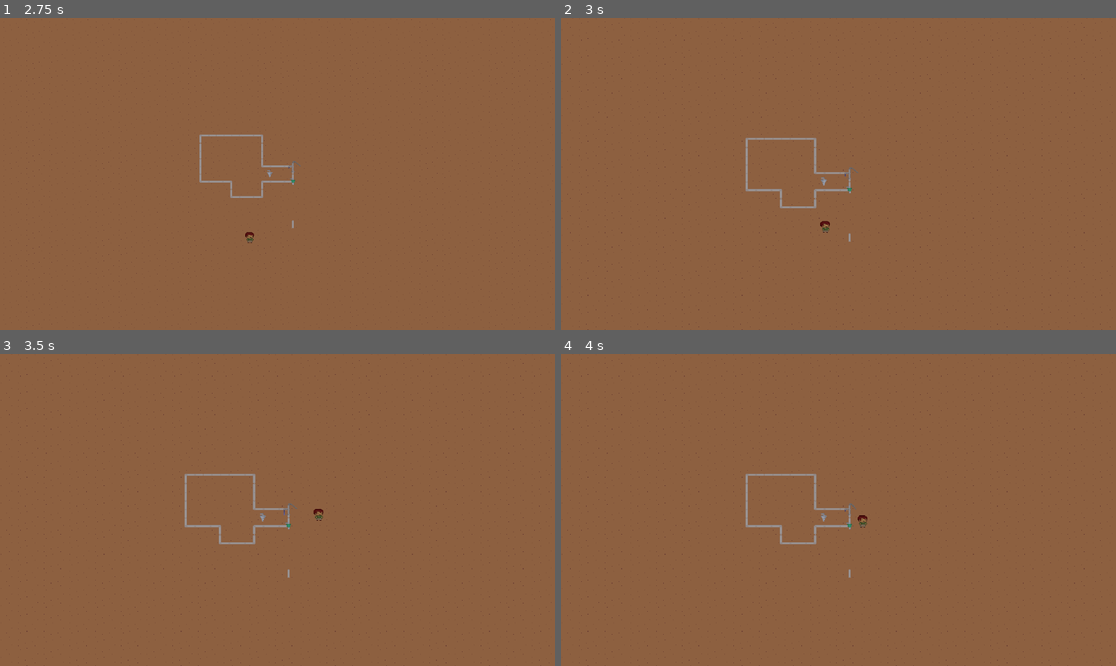
Above: before the commit, frames 1-4 (two rows, left to right).
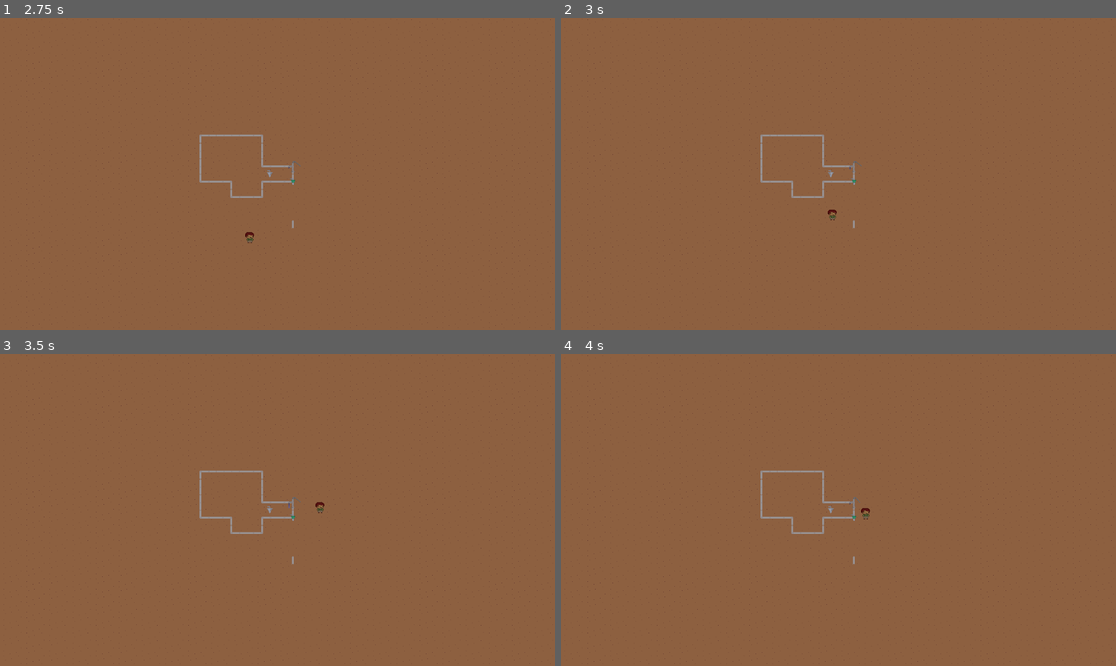
Above: after the commit, the same moments.

Repository: binarydigitz01/worldwarw_final
Game: Godot game, scene res://scenes/menu/menu.tscn
The game is run twice, just before and just after one commit, with the same random seed, the same clock (stepped at 60 frames per second) and the same inputs. After the commit the project has no main scene; this scene is started directly in both runs.
Inputs (mouse positions are in pixels of both pictures, inside the frame that each line leads up to):
- Up to frame 1 (2.75 s): click "PLAY" at 0.5 s; tap Enter at 1.25 s; move the mouse to (399, 158) at 1.27 s; hold . (multi_swipe_down_right, bound only before the commit) 1.28-2 s; hold Middle mouse button (multi_touch, bound only before the com… 1.28-2 s; click (399, 158) at 1.42 s; tap Space at 2 s; drag from (166, 189) to (249, 236) at 2.02 s
- Up to frame 2 (3 s): tap Enter at 2.75 s; move the mouse to (894, 105) at 2.77 s; hold . (multi_swipe_down_right, bound only before the commit) from 2.78 s (still down); hold Mouse wheel up (pinch_outward, bound only before the commit) from 2.78 s (still down)
- Up to frame 3 (3.5 s): keep holding . (multi_swipe_down_right, bound only before the commit); keep holding Mouse wheel up (pinch_outward, bound only before the commit)
- Up to frame 4 (4 s): release . (multi_swipe_down_right, bound only before the commit) at 3.5 s; release Mouse wheel up (pinch_outward, bound only before the commit) at 3.5 s; drag from (810, 572) to (672, 463) at 3.52 s

Frame 1 is identical in both runs. In frame 2, 1.4% of the frame differs, in the area x 0-100%, y 0-100%; in frame 3, 1.4%; in frame 4, 1.4%.
Error after the commit: Parse Error: Identifier "Global" not declared in the current scope. (res://scenes/map/PipeLayer.gd:4)

Commit message:
agricultu re

Diff:
--- a/project.godot
+++ b/project.godot
@@ -11,20 +11,8 @@
 [application]
 
 config/name="worldwarw_gitlab"
-run/main_scene="res://scenes/menu/menu.tscn"
 config/features=PackedStringArray("4.3", "GL Compatibility")
 config/icon="res://icon.svg"
-
-[autoload]
-
-InputManager="*res://plugins/GDTIM/InputManager.gd"
-Global="*res://scenes/Global.gd"
-
-[global_group]
-
-PipeLayer=""
-tilemap=""
-BuildingLayer=""
 
 [rendering]
 
Binary file added: assets/equipment/agriculture.png
Not shown, added: assets/equipment/agriculture.png.import
